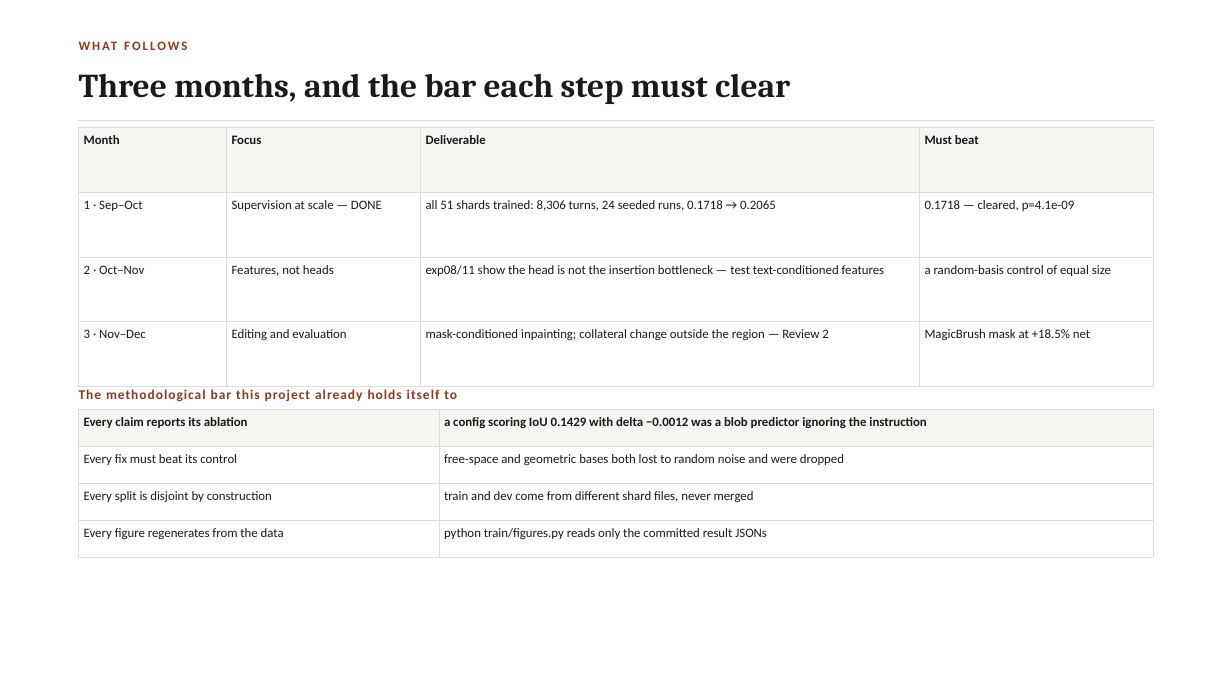
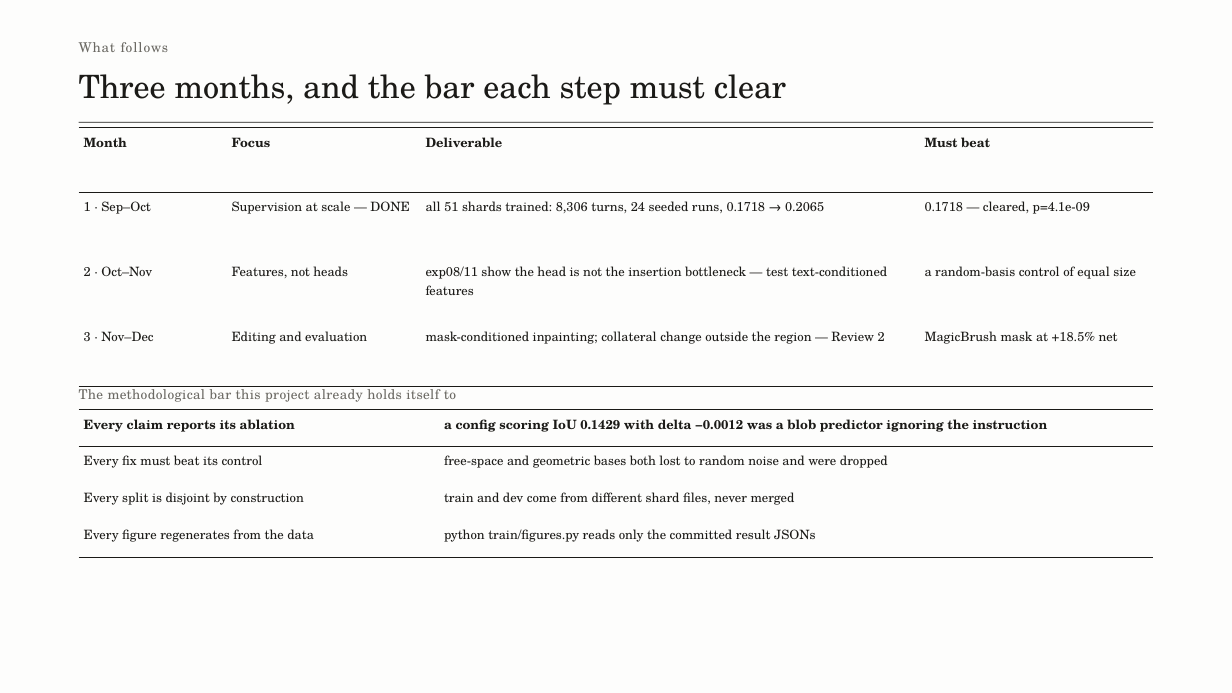
Before and after one commit to Amritha902/edit-region-prediction, a slide deck: slide 12 of deck/ISE_Review1_Final.pptx. Drawn at 1232x693 pixels with LibreOffice and Linux fonts; fonts in the diff are those of the drawing. Boxes give left, top, right and bottom in pixels: in the first picture for what was removed or moved away, otherwise in the second. Text is boxed around its words. In the diff, an @@ line names an element or a change of style, - is before the commit and + after.

```diff
--- a/deck/ISE_Review1_Final.pptx
+++ b/deck/ISE_Review1_Final.pptx
@@ background #FFFFFF to #FDFDFC @@
@@ text at box(79, 42, 169, 52): text changed; size 10 to 10.5 pt; font Calibri to TeX Gyre Schola; text colour #8C3A1E to #6B6963; bold off @@
-WHAT FOLLOWS
+What follows
@@ text "Three months, and the bar ..." at box(79, 74, 786, 105): size 26 to 25 pt, font Cambria to TeX Gyre Schola, text colour #1A1A1A to #1B1A17, bold off @@
@@ table at box(79, 128, 1153, 348) @@
@@ fill #F6F5F2 to none in row 1 @@
@@ font Calibri to TeX Gyre Schola, text colour #1A1A1A to #1B1A17 @@
@@ borders changed @@
@@ rectangle at box(79, 122, 1153, 123): fill #DEDCD7 to #1B1A17 @@
@@ text "The methodological bar this project ..." at box(79, 386, 456, 402): font Calibri to TeX Gyre Schola, text colour #8C3A1E to #6B6963, letter spacing 0.8 to 0.3 pt, bold off @@
@@ table at box(79, 409, 1153, 546) @@
@@ fill #F6F5F2 to none in row 1 @@
@@ font Calibri to TeX Gyre Schola, text colour #1A1A1A to #1B1A17 @@
@@ borders changed @@
```
Also in this commit, not shown: 12 other slides changed, 5 other files.
